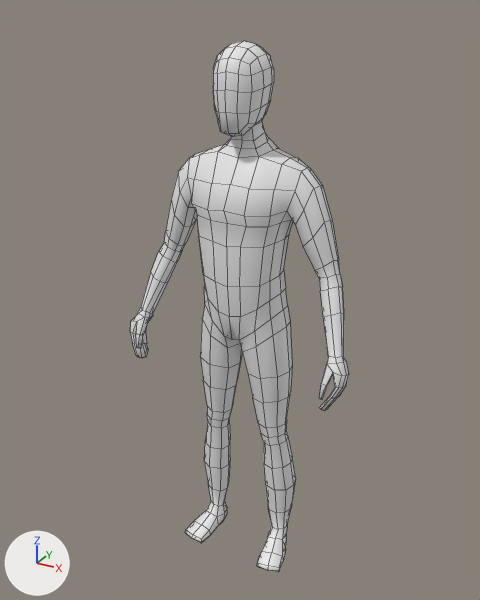
A saved change to the FBX model Assets/Characters/Player.fbx.
The view is the same before and after, from a camera (50 mm lens) standing at (0.946, -1.744, 1.862) and looking at (-0.028, 0.028, 0.977). Every picture has the same lights, and +X, +Y and +Z are marked at lower left. Mesh edges are drawn as thin lines.

Script lines for the objects in view, before the commit:
```python
me_cube_001 = bpy.data.meshes.new('Cube.001')
me_cube_001.from_pydata(...)  # 696 vertices, 694 faces; spans x -0.39..0.39, y -0.14..0.13, z 0.0..1.78
me_cube_001.materials.append(mat_material)  # white #e7e7e7
ob_cube = bpy.data.objects.new('Cube', me_cube_001)
ob_cube.location = (0.0, 0.0, -0.003)
```
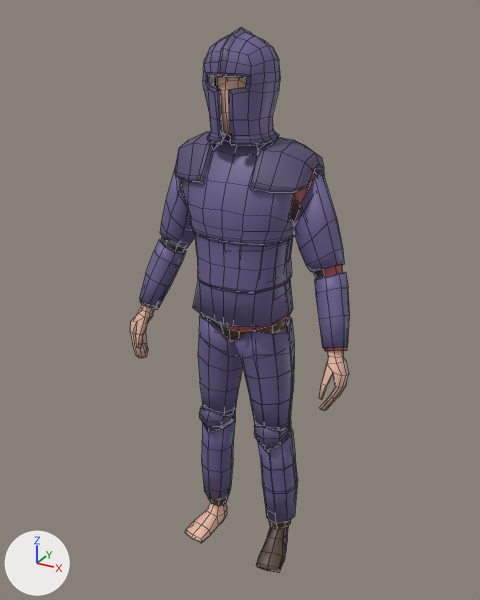
Where the change shows, as pixel boxes (x1, y1, x2, y2) in the pictures (480 x 600 px):
'Cube', recoloured (white to beige)
    both: (130, 41, 349, 572)
'Platebody', added (blue)
    after: (139, 132, 350, 351)
    faces in mat_metal (blue #6b6090): (139, 134, 350, 348)
    faces in mat_metal_dark (dark blue #564d74): (175, 132, 324, 222)
    faces in mat_underclothes (black #414141): (140, 178, 337, 351)
'Platelegs', added (blue)
    after: (198, 315, 298, 528)
    faces in mat_metal (blue #6b6090): (198, 315, 298, 524)
    faces in mat_metal_dark (dark blue #564d74): (199, 405, 292, 452)
    faces in mat_underclothes (black #414141): (201, 315, 291, 528)
'Helmet', added (blue)
    after: (203, 27, 280, 146)
    faces in mat_metal (blue #6b6090): (203, 32, 280, 140)
    faces in mat_metal_dark (dark blue #564d74): (206, 27, 279, 146)
'Shoes', added
    after: (256, 526, 288, 573)
'Shirt', added (brown)
    after: (228, 170, 347, 351)
'Pants', added
    after: (230, 321, 291, 529)
'Hair', added
    after: (214, 76, 231, 87)

Diff of the bpy script that builds the scene:
```diff
--- a/Assets/Characters/Player.fbx.py
+++ b/Assets/Characters/Player.fbx.py
@@ me_cube_001 @@
 me_cube_001.from_pydata(...)  # 696 vertices, 694 faces; spans x -0.39..0.39, y -0.14..0.13, z 0.0..1.78
-me_cube_001.materials.append(mat_material)  # white #e7e7e7
+me_cube_001.materials.append(mat_skin)  # beige #e7b8a3
@@ ob_helmet @@
+ob_helmet = bpy.data.objects.new('Helmet', me_cube_012)  # 392 vertices, 390 faces; spans x -0.106..0.106, y -0.127..0.12, z -0.156..0.149; in mat_metal (blue #6b6090), mat_metal_dark (dark purple #564d73)
+ob_helmet.location = (0.0, -0.006, 1.665)
@@ ob_platelegs @@
+ob_platelegs = bpy.data.objects.new('Platelegs', me_cube_006)  # 472 vertices, 386 faces; spans x -0.195..0.195, y -0.119..0.097, z -0.506..0.396; in mat_metal (blue #6b6090), mat_metal_dark (dark purple #564d73), mat_underclothes (black #414141), mat_black (black #1b1b1b)
+ob_platelegs.location = (0.0, 0.018, 0.604)
@@ ob_shoes @@
+ob_shoes = bpy.data.objects.new('Shoes', me_cube_010)  # 49 vertices, 44 faces; spans x 0.097..0.204, y -0.116..0.079, z 0.002..0.091; in mat_shoe (brown #53453a)
+ob_shoes.location = (0.0, 0.0, -0.003)
@@ ob_platebody @@
+ob_platebody = bpy.data.objects.new('Platebody', me_cube_005)  # 674 vertices, 610 faces; spans x -0.377..0.377, y -0.145..0.148, z -0.32..0.295; in mat_metal (blue #6b6090), mat_metal_dark (dark purple #564d73), mat_underclothes (black #414141), mat_black (black #1b1b1b)
+ob_platebody.location = (0.0, 0.01, 1.223)
@@ ob_pants @@
+ob_pants = bpy.data.objects.new('Pants', me_cube_008)  # 118 vertices, 106 faces; spans x 0.0..0.192, y -0.101..0.115, z 0.101..1.002; in mat_pants (brown #8f6249)
+ob_pants.location = (0.0, 0.0, -0.003)
@@ ob_hair @@
+ob_hair = bpy.data.objects.new('Hair', me_cube_011)  # 66 vertices, 56 faces; spans x -0.089..0.085, y -0.103..0.096, z 1.605..1.786; in mat_hair (black #2b261e)
+ob_hair.location = (0.0, 0.0, -0.003)
@@ ob_shirt @@
+ob_shirt = bpy.data.objects.new('Shirt', me_cube_009)  # 134 vertices, 116 faces; spans x 0.0..0.376, y -0.121..0.129, z 0.906..1.511; in mat_shirt (brown #aa5456)
+ob_shirt.location = (0.0, 0.0, -0.003)
```
